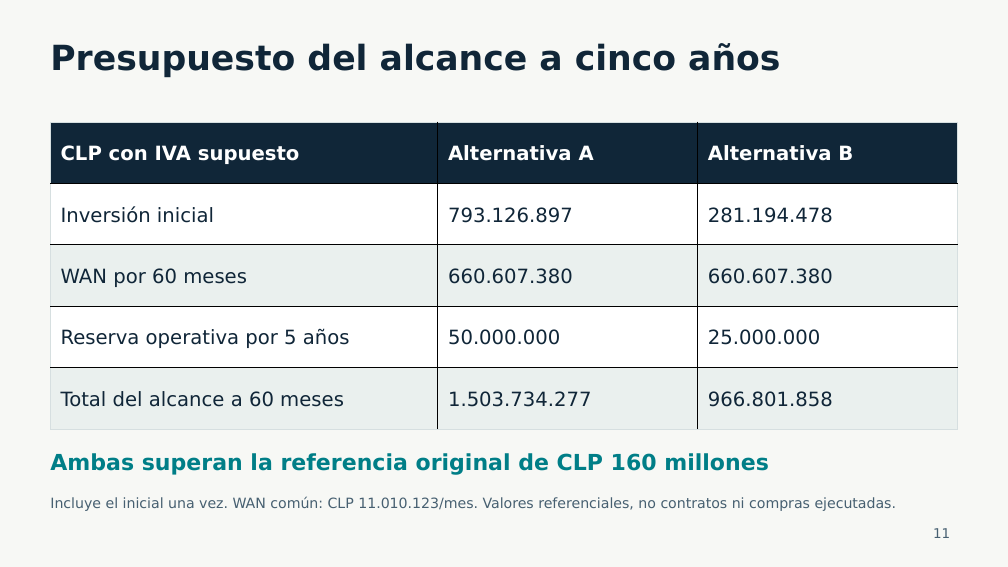
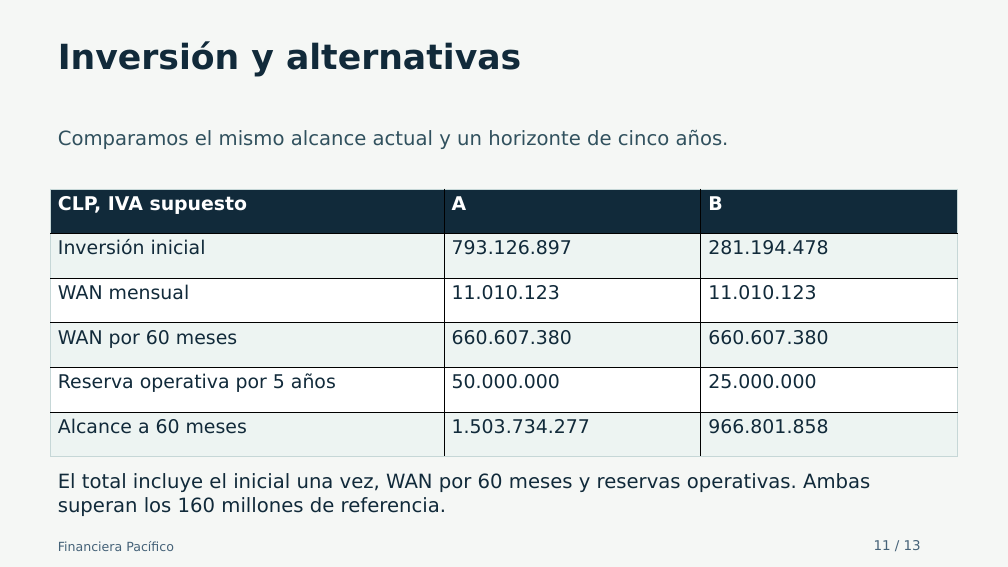
Before and after one commit to hu-herrera/financiera-pacifico-entrega-docente, a slide deck: slide 11 of Presentacion/Avance_Financiera_Pacifico_30_oct_2026.pptx. Drawn at 1008x567 pixels with LibreOffice and Linux fonts; fonts in the diff are those of the drawing. Boxes give left, top, right and bottom in pixels: in the first picture for what was removed or moved away, otherwise in the second. Text is boxed around its words. In the diff, an @@ line names an element or a change of style, - is before the commit and + after.

```diff
--- a/Presentacion/Avance_Financiera_Pacifico_30_oct_2026.pptx
+++ b/Presentacion/Avance_Financiera_Pacifico_30_oct_2026.pptx
@@ background #F7F8F5 to #F5F7F5 @@
@@ text at <box>58,42,521,77</box>: text changed; text colour #102638 to #112A3A @@
-Presupuesto del alcance a cinco años
+Inversión y alternativas
@@ text added at <box>58,129,729,149</box>, 18.8 pt, text #31515E @@
+Comparamos el mismo alcance actual y un horizonte de cinco años.
@@ table at <box>51,189,959,457</box> @@
-row 1: CLP con IVA supuesto | Alternativa A | Alternativa B
+row 1: CLP, IVA supuesto | A | B
+row 3: WAN mensual | 11.010.123 | 11.010.123
-row 6, column 1: Total del alcance a 60 meses
+row 6, column 1: Alcance a 60 meses
@@ table: place and size @@
-table at <box>51,122,958,429</box>
+table at <box>51,189,959,457</box>
@@ text removed at <box>50,453,769,475</box> @@
-Ambas superan la referencia original de CLP 160 millones
@@ text at <box>58,473,870,516</box>: text changed; size 13.5 to 18.8 pt; text colour #476071 to #112A3A @@
-Incluye el inicial una vez. WAN común: CLP 11.010.123/mes. Valores referenciales, no contratos ni compras ejecutadas.
+El total incluye el inicial una vez, WAN por 60 meses y reservas operativas. Ambas superan los 160 millones de referencia.
@@ text added at <box>58,541,174,551</box>, 12 pt, text #456278 @@
+Financiera Pacífico
@@ text at <box>874,540,921,550</box>: text changed; text colour #476071 to #456278 @@
-11
+11 / 13
```
Also in this commit, not shown: 12 slides added, 14 slides removed, 18 other files.
